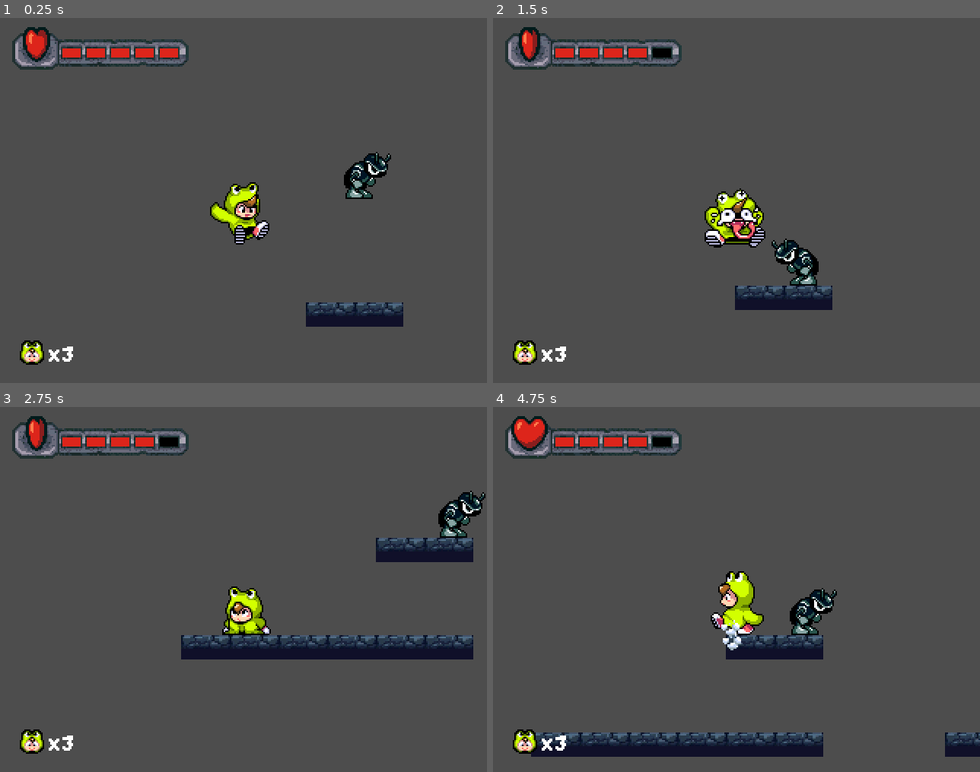
Above: before the commit, frames 1-4 (two rows, left to right).
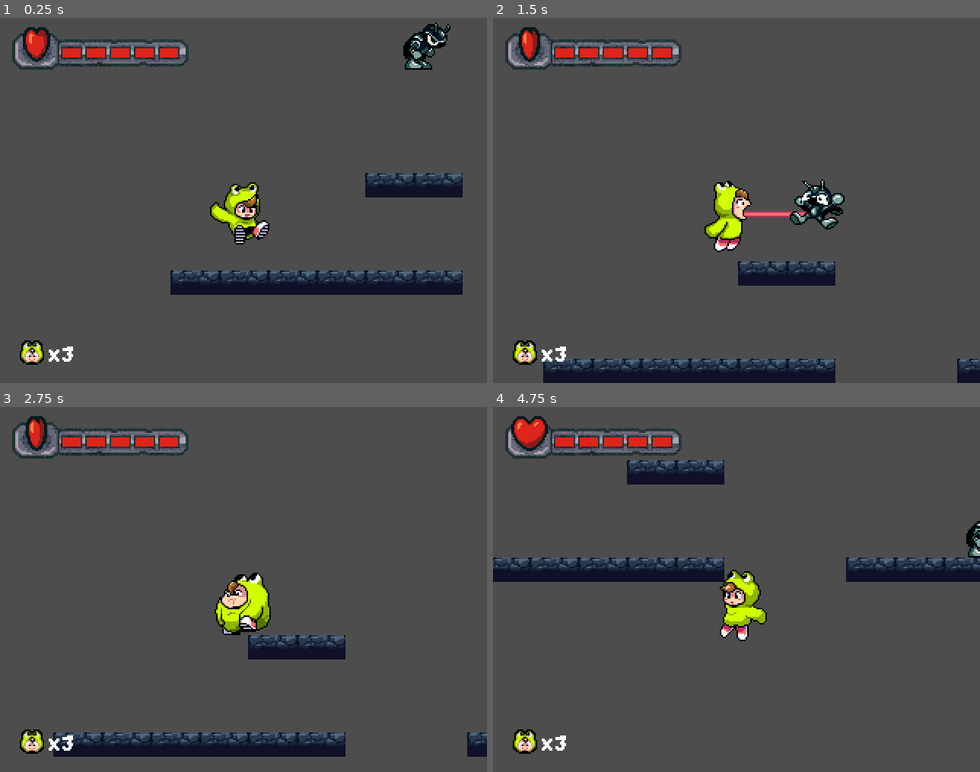
Above: after the commit, the same moments.

Repository: BlueElectric05/codename-kero
Game: Godot game, scene res://Scenes/Level/test.tscn
Two runs of this game, one before a commit and one after it. Both use one fixed random seed, a clock stepped at 60 frames per second and the inputs below.
Inputs:
- Up to frame 1 (0.25 s): no input
- Up to frame 2 (1.5 s): hold Down (kneel) 0.53-1.28 s; hold Right (right) from 0.53 s (still down); tap A (hop) at 0.77 s; tap S (lick) at 1.35 s
- Up to frame 3 (2.75 s): tap A (hop) at 1.52 s; release Right (right) at 2.03 s; hold Left (left) from 2.03 s (still down); hold Down (kneel) from 2.03 s (still down)
- Up to frame 4 (4.75 s): release Left (left) at 2.78 s; release Down (kneel) at 2.78 s; hold Right (right) 2.78-4.28 s; tap S (lick) at 2.85, 4.35 s; tap A (hop) at 3.02, 3.77, 4.52 s; hold Down (kneel) 3.53-4.28 s; hold Left (left) from 4.28 s (still down)

The runs differ from the first frame. In frame 1, 8.0% of the frame differs, in the area x 35-95%, y 1-85%; in frame 2, 10%; in frame 3, 11%; in frame 4, 14%, in the area x 0-100%, y 8-96%.

Commit message:
proper life system with respawn

Diff:
--- a/Global/global.gd
+++ b/Global/global.gd
@@ -1,4 +1,26 @@
 extends Node
 
-var totalscore = 0
-var life = 3
+@onready var player: Node = $Player
+@onready var life_counter: Label = $UI/Label
+var totalscore : int = 0
+var health : int = 5
+var life : int = 3
+
+func _ready() -> void:
+	life = 3
+	totalscore = 0
+
+	if life_counter:
+		life_counter.text = str("x",life)
+
+
+func reduce_life() -> void:
+
+	print("life reduced")
+	life -= 1
+
+	if life < 0:
+		life = 0
+
+	if life_counter:
+		life_counter.text = str("x",life)
--- a/Scenes/Effects/Particles.tscn
+++ b/Scenes/Effects/Particles.tscn
@@ -61,8 +61,7 @@
 explosiveness = 0.39
 use_fixed_seed = true
 seed = 3039789105
-emission_shape = 2
-emission_sphere_radius = 20.91
+spread = 180.0
 gravity = Vector2(0, 0)
 initial_velocity_min = 20.0
 initial_velocity_max = 20.0
--- a/Scenes/Entities/Player/Player.tscn
+++ b/Scenes/Entities/Player/Player.tscn
@@ -408,7 +408,7 @@
 texture = ExtResource("6_yu0ev")
 
 [node name="Hitbox" type="Area2D" parent="Tongue/TipSprite" unique_id=1916317183]
-collision_mask = 32
+collision_mask = 96
 
 [node name="CollisionShape2D" type="CollisionShape2D" parent="Tongue/TipSprite/Hitbox" unique_id=1329414404]
 shape = SubResource("RectangleShape2D_td8ue")
@@ -442,9 +442,6 @@
 [node name="CoyoteTimer" type="Timer" parent="." unique_id=31842460]
 wait_time = 0.12
 one_shot = true
-
-[node name="Camera2D" type="Camera2D" parent="." unique_id=32910830]
-offset = Vector2(0, -30)
 
 [node name="Invulnerability" type="Timer" parent="." unique_id=689484588]
 one_shot = true
@@ -466,5 +463,6 @@
 initial_velocity_max = 30.0
 
 [connection signal="body_entered" from="Tongue/TipSprite/Hitbox" to="Tongue" method="_on_hitbox_body_entered"]
+[connection signal="animation_finished" from="Animation/AnimationPlayer" to="." method="_on_animation_player_animation_finished"]
 [connection signal="timeout" from="CoyoteTimer" to="." method="_on_coyote_timer_timeout"]
 [connection signal="timeout" from="Invulnerability" to="." method="_on_invulnerability_timeout"]
--- a/Scenes/Entities/Player/animation.gd
+++ b/Scenes/Entities/Player/animation.gd
@@ -1,6 +1,10 @@
 extends Node2D
 
-enum State { IDLE, IDLE_BLOATED, WALK, WALK_BLOATED, HOP, HOP_BLOATED, FALL, KNEEL, LICK, SPIT, HURT, DEATH }
+enum State { IDLE, IDLE_BLOATED, WALK,
+WALK_BLOATED, HOP, HOP_BLOATED, FALL,
+KNEEL, LICK, SPIT, HURT, DEATH, SPIN }
+
+
 @export var player_controller: PlayerController
 @export var animplay: AnimationPlayer
 @export var sprite: Sprite2D
@@ -62,6 +66,9 @@
 		else:
 			return State.IDLE_BLOATED if player_controller.is_bloated else State.IDLE
 
+	# if player_controller.current_state == player_controller.State.SWING:
+	# 	return State.SPIN
+
 	# Airborne States
 	else:
 		if player_controller.velocity.y < 0:
@@ -116,6 +123,13 @@
 				animplay.play("attack")
 			else:
 				animplay.play("attack_air")
+		State.SPIN:
+			if player_controller.velocity.x < 0:
+				animplay.play("spin")
+				sprite.flip_h = true
+			else:
+				animplay.play("spin")
+				sprite.flip_h = false
 		State.HURT:
 			animplay.play("hurt")
 		State.DEATH:
--- a/Scenes/Entities/Player/player.gd
+++ b/Scenes/Entities/Player/player.gd
@@ -40,7 +40,7 @@
 @export var BLINK_INTERVAL: float = 0.01
 
 @export_group("Mechanics")
-@export var RESPAWN_FALL_Y: float = 256.0
+@export var RESPAWN_FALL_Y: float = 320.0
 @export var RESPAWN_POSITION: Vector2 = Vector2(40, 40)
 @export var max_charge_time: float = 0.5
 @export var spit_duration: float = 0.35
@@ -48,7 +48,7 @@
 # ==========================================
 # RUNTIME STATE
 # ==========================================
-var hp: int
+var hp = Global.health
 var direction: float = 0.0
 var last_facing: int = 1
 
@@ -81,6 +81,7 @@
 func _physics_process(delta: float) -> void:
 	if position.y > RESPAWN_FALL_Y:
 		position = RESPAWN_POSITION
+		Global.reduce_life()
 
 	update_inputs()
 	handle_visuals(delta)
@@ -139,9 +140,6 @@
 		State.KO:
 			velocity.y = 0
 			apply_friction()
-			if anim_player.current_animation == "death" and sprite.frame == 31:
-				Particles.play_effect("dustsplode", global_position)
-				sprite.visible = false
 
 func update_inputs() -> void:
 	if is_knockback or current_state == State.ATTACK:
@@ -269,7 +267,9 @@
 	if is_invulnerable: return
 
 	hp -= 1
+	Global.health = hp
 	progress_bar.value = hp
+
 	AudioManager.play_unique(AudioManager.ouch)
 
 	if hp <= 0:
@@ -318,3 +318,20 @@
 		if last_eaten_enemy.has_method("fire_as_projectile"):
 			last_eaten_enemy.fire_as_projectile(last_facing, tongue.global_position)
 	last_eaten_enemy = null
+
+func reload() -> void:
+	if get_tree():
+		get_tree().reload_current_scene()
+		global_position = RESPAWN_POSITION
+		hp = max_hp
+
+func _on_animation_player_animation_finished(anim_name: StringName) -> void:
+	if anim_name == "death":
+		AudioManager.play_unique(AudioManager.pop)
+		Global.reduce_life()
+		Particles.play_effect("dustsplode", global_position)
+
+		await get_tree().create_timer(0.5).timeout
+		reload()
+
+		queue_free()
--- a/Scenes/Entities/Player/tongue.gd
+++ b/Scenes/Entities/Player/tongue.gd
@@ -1,7 +1,7 @@
 extends Node2D
 class_name TongueAttack
 
-enum TongueState { INACTIVE, EXTENDING, RETRACTING }
+enum TongueState { INACTIVE, EXTENDING, RETRACTING, SWINGING }
 var current_state: TongueState = TongueState.INACTIVE
 
 @export var max_length: float = 60.0
--- a/Scenes/Entities/basicenemy.gd
+++ b/Scenes/Entities/basicenemy.gd
@@ -24,7 +24,7 @@
 @onready var ledge_detector: RayCast2D = $RayCast2D
 
 @export var gravity : int = 700
-@export var ledge_detect_distance : int = 8
+@export var ledge_detect_distance : int = 2
 var is_moving = true
 
 var hp = 2
--- a/Scenes/Entities/dung.tscn
+++ b/Scenes/Entities/dung.tscn
@@ -176,7 +176,7 @@
 one_shot = true
 
 [node name="RayCast2D" type="RayCast2D" parent="." unique_id=514425162]
-position = Vector2(18, -46)
+position = Vector2(1, -46)
 collision_mask = 16
 
 [node name="VisibleOnScreenEnabler2D" type="VisibleOnScreenEnabler2D" parent="." unique_id=1750197492]
--- /dev/null
+++ b/Scenes/Level/camera_2d.gd
@@ -0,0 +1,9 @@
+extends Camera2D
+
+@export var player : PlayerController
+
+
+# Called every frame. 'delta' is the elapsed time since the previous frame.
+func _process(delta: float) -> void:
+	if is_instance_valid(player):
+		position = player.global_position
--- a/Scenes/Level/swing_point.gd
+++ b/Scenes/Level/swing_point.gd
@@ -1,21 +1,10 @@
-extends Area2D
+extends StaticBody2D
+class_name SwingAnchor
+
+# Attach this to any Node2D you want the player to be able to grab and swing
+# from (a vine tip, a hook, a branch, etc). It just needs to exist in the
+# "swing_anchor" group — PlayerController.find_swing_anchor() scans that
+# group for candidates in range and in front of the player.
 
 func _ready() -> void:
-	body_entered.connect(_on_body_entered)
-	area_entered.connect(_on_area_entered)
-
-func _on_body_entered(body: Node2D) -> void:
-	print("SwingPoint kena BODY: ", body.name)
-	_flash()
-
-func _on_area_entered(area: Area2D) -> void:
-	print("SwingPoint kena AREA: ", area.name)
-	_flash()
-
-func _flash() -> void:
-	# feedback visual sementara biar keliatan tanpa buka console
-	var sprite := get_parent().get_node_or_null("Sprite2D")
-	if sprite:
-		sprite.modulate = Color.GREEN
-		await get_tree().create_timer(0.3).timeout
-		sprite.modulate = Color.WHITE
+	add_to_group("swing_anchor")
--- a/Scenes/Level/test.tscn
+++ b/Scenes/Level/test.tscn
@@ -2,10 +2,8 @@
 
 [ext_resource type="PackedScene" uid="uid://b54xy4sboh0dx" path="res://Scenes/Entities/Player/Player.tscn" id="1_afwlc"]
 [ext_resource type="Texture2D" uid="uid://b8qhlhp56mmwq" path="res://Asset/Sprites/Background/stonetile.bmp" id="2_4h52f"]
-[ext_resource type="Texture2D" uid="uid://bcq48kdhtq4f1" path="res://Asset/Sprites/User Interface/healthbar-quantized.png" id="3_suyhb"]
-[ext_resource type="Texture2D" uid="uid://d00be6ktyke3q" path="res://Asset/Sprites/User Interface/heartspin.png" id="4_ulvnh"]
-[ext_resource type="Texture2D" uid="uid://c17ppuxx184ma" path="res://Asset/Sprites/User Interface/kaeruicon.png" id="5_ulvnh"]
-[ext_resource type="FontFile" uid="uid://tpy28buc7uyd" path="res://Asset/Fonts/Boiled Pasta.ttf" id="6_gpvn2"]
+[ext_resource type="PackedScene" uid="uid://b6iddsu3f821t" path="res://Scenes/ui.tscn" id="3_suyhb"]
+[ext_resource type="Script" uid="uid://daus451a1lmdg" path="res://Scenes/Level/camera_2d.gd" id="3_ulvnh"]
 [ext_resource type="PackedScene" uid="uid://cuy7efptk2h24" path="res://Scenes/Entities/dung.tscn" id="6_y71pw"]
 
 [sub_resource type="TileSetAtlasSource" id="TileSetAtlasSource_suyhb"]
@@ -21,62 +19,6 @@
 physics_layer_0/collision_layer = 16
 sources/0 = SubResource("TileSetAtlasSource_suyhb")
 
-[sub_resource type="StyleBoxFlat" id="StyleBoxFlat_suyhb"]
-bg_color = Color(0, 0, 0, 1)
-
-[sub_resource type="StyleBoxFlat" id="StyleBoxFlat_ulvnh"]
-bg_color = Color(0.8666667, 0.14509805, 0.105882354, 1)
-
-[sub_resource type="AtlasTexture" id="AtlasTexture_y71pw"]
-atlas = ExtResource("4_ulvnh")
-region = Rect2(0, 0, 24, 23)
-
-[sub_resource type="AtlasTexture" id="AtlasTexture_gpvn2"]
-atlas = ExtResource("4_ulvnh")
-region = Rect2(24, 0, 24, 23)
-
-[sub_resource type="AtlasTexture" id="AtlasTexture_y0425"]
-atlas = ExtResource("4_ulvnh")
-region = Rect2(48, 0, 24, 23)
-
-[sub_resource type="AtlasTexture" id="AtlasTexture_7660m"]
-atlas = ExtResource("4_ulvnh")
-region = Rect2(72, 0, 24, 23)
-
-[sub_resource type="AtlasTexture" id="AtlasTexture_nppqs"]
-atlas = ExtResource("4_ulvnh")
-region = Rect2(96, 0, 24, 23)
-
-[sub_resource type="AtlasTexture" id="AtlasTexture_3wh3t"]
-atlas = ExtResource("4_ulvnh")
-region = Rect2(120, 0, 24, 23)
-
-[sub_resource type="SpriteFrames" id="SpriteFrames_fweib"]
-animations = [{
-"frames": [{
-"duration": 1.0,
-"texture": SubResource("AtlasTexture_y71pw")
-}, {
-"duration": 1.0,
-"texture": SubResource("AtlasTexture_gpvn2")
-}, {
-"duration": 1.0,
-"texture": SubResource("AtlasTexture_y0425")
-}, {
-"duration": 1.0,
-"texture": SubResource("AtlasTexture_7660m")
-}, {
-"duration": 1.0,
-"texture": SubResource("AtlasTexture_nppqs")
-}, {
-"duration": 1.0,
-"texture": SubResource("AtlasTexture_3wh3t")
-}],
-"loop": true,
-"name": &"default",
-"speed": 5.0
-}]
-
 [node name="Node2D" type="Node2D" unique_id=1841016055]
 
 [node name="TileMapLayer" type="TileMapLayer" parent="." unique_id=169326506]
@@ -84,46 +26,15 @@
 tile_set = SubResource("TileSet_ulvnh")
 
 [node name="Player" parent="." unique_id=1217367855 instance=ExtResource("1_afwlc")]
-position = Vector2(87, 71)
+position = Vector2(48, 156)
 
-[node name="UI" type="CanvasLayer" parent="." unique_id=496420957]
+[node name="Camera2D" type="Camera2D" parent="." unique_id=1048058205 node_paths=PackedStringArray("player")]
+position = Vector2(50, 151)
+offset = Vector2(0, -30)
+script = ExtResource("3_ulvnh")
+player = NodePath("../Player")
 
-[node name="Health Bar" type="Node" parent="UI" unique_id=376515284]
-
-[node name="ProgressBar" type="ProgressBar" parent="UI/Health Bar" unique_id=600676808]
-offset_left = 39.0
-offset_top = 16.5
-offset_right = 120.0
-offset_bottom = 30.5
-theme_override_styles/background = SubResource("StyleBoxFlat_suyhb")
-theme_override_styles/fill = SubResource("StyleBoxFlat_ulvnh")
-max_value = 5.0
-value = 5.0
-show_percentage = false
-
-[node name="Bar Overlay" type="Sprite2D" parent="UI/Health Bar" unique_id=1782665032]
-position = Vector2(66, 22)
-texture = ExtResource("3_suyhb")
-
-[node name="Spinning Heart" type="AnimatedSprite2D" parent="UI/Health Bar" unique_id=387794250]
-position = Vector2(24, 16.5)
-sprite_frames = SubResource("SpriteFrames_fweib")
-autoplay = "default"
-frame_progress = 0.58184826
-
-[node name="KY Icon" type="Sprite2D" parent="UI" unique_id=1841811560]
-position = Vector2(21, 220)
-texture = ExtResource("5_ulvnh")
-
-[node name="Label" type="Label" parent="UI" unique_id=1776923888]
-offset_left = 31.0
-offset_top = 214.0
-offset_right = 71.0
-offset_bottom = 237.0
-theme_override_colors/font_outline_color = Color(0, 0, 0, 1)
-theme_override_fonts/font = ExtResource("6_gpvn2")
-theme_override_font_sizes/font_size = 16
-text = "x3"
+[node name="UI" parent="." unique_id=157394138 instance=ExtResource("3_suyhb")]
 
 [node name="Enemies" type="Node" parent="." unique_id=1153324224]
 
@@ -134,3 +45,5 @@
 
 [node name="Dung2" parent="Enemies/Basics" unique_id=1466626624 instance=ExtResource("6_y71pw")]
 position = Vector2(159, 40)
+
+[node name="Obstacles" type="Node" parent="." unique_id=1150727152]
--- /dev/null
+++ b/Scenes/lifecounter.gd
@@ -0,0 +1,5 @@
+extends Label
+
+
+func _process(delta: float) -> void:
+	text = str("x",Global.life)
--- /dev/null
+++ b/Scenes/ui.tscn
@@ -0,0 +1,102 @@
+[gd_scene format=3 uid="uid://b6iddsu3f821t"]
+
+[ext_resource type="Texture2D" uid="uid://bcq48kdhtq4f1" path="res://Asset/Sprites/User Interface/healthbar-quantized.png" id="1_2246s"]
+[ext_resource type="Texture2D" uid="uid://d00be6ktyke3q" path="res://Asset/Sprites/User Interface/heartspin.png" id="2_q7pk6"]
+[ext_resource type="Texture2D" uid="uid://c17ppuxx184ma" path="res://Asset/Sprites/User Interface/kaeruicon.png" id="3_m78vo"]
+[ext_resource type="FontFile" uid="uid://tpy28buc7uyd" path="res://Asset/Fonts/Boiled Pasta.ttf" id="4_smcll"]
+[ext_resource type="Script" uid="uid://bb3dkqghn3584" path="res://Scenes/lifecounter.gd" id="5_q7pk6"]
+
+[sub_resource type="StyleBoxFlat" id="StyleBoxFlat_suyhb"]
+bg_color = Color(0, 0, 0, 1)
+
+[sub_resource type="StyleBoxFlat" id="StyleBoxFlat_ulvnh"]
+bg_color = Color(0.8666667, 0.14509805, 0.105882354, 1)
+
+[sub_resource type="AtlasTexture" id="AtlasTexture_y71pw"]
+atlas = ExtResource("2_q7pk6")
+region = Rect2(0, 0, 24, 23)
+
+[sub_resource type="AtlasTexture" id="AtlasTexture_gpvn2"]
+atlas = ExtResource("2_q7pk6")
+region = Rect2(24, 0, 24, 23)
+
+[sub_resource type="AtlasTexture" id="AtlasTexture_y0425"]
+atlas = ExtResource("2_q7pk6")
+region = Rect2(48, 0, 24, 23)
+
+[sub_resource type="AtlasTexture" id="AtlasTexture_7660m"]
+atlas = ExtResource("2_q7pk6")
+region = Rect2(72, 0, 24, 23)
+
+[sub_resource type="AtlasTexture" id="AtlasTexture_nppqs"]
+atlas = ExtResource("2_q7pk6")
+region = Rect2(96, 0, 24, 23)
+
+[sub_resource type="AtlasTexture" id="AtlasTexture_3wh3t"]
+atlas = ExtResource("2_q7pk6")
+region = Rect2(120, 0, 24, 23)
+
+[sub_resource type="SpriteFrames" id="SpriteFrames_fweib"]
+animations = [{
+"frames": [{
+"duration": 1.0,
+"texture": SubResource("AtlasTexture_y71pw")
+}, {
+"duration": 1.0,
+"texture": SubResource("AtlasTexture_gpvn2")
+}, {
+"duration": 1.0,
+"texture": SubResource("AtlasTexture_y0425")
+}, {
+"duration": 1.0,
+"texture": SubResource("AtlasTexture_7660m")
+}, {
+"duration": 1.0,
+"texture": SubResource("AtlasTexture_nppqs")
+}, {
+"duration": 1.0,
+"texture": SubResource("AtlasTexture_3wh3t")
+}],
+"loop": true,
+"name": &"default",
+"speed": 5.0
+}]
+
+[node name="UI" type="CanvasLayer" unique_id=157394138]
+
+[node name="Health Bar" type="Node" parent="." unique_id=601265176]
+
+[node name="ProgressBar" type="ProgressBar" parent="Health Bar" unique_id=1783069336]
+offset_left = 39.0
+offset_top = 16.5
+offset_right = 120.0
+offset_bottom = 30.5
+theme_override_styles/background = SubResource("StyleBoxFlat_suyhb")
+theme_override_styles/fill = SubResource("StyleBoxFlat_ulvnh")
+max_value = 5.0
+value = 5.0
+show_percentage = false
+
+[node name="Bar Overlay" type="Sprite2D" parent="Health Bar" unique_id=500710125]
+position = Vector2(66, 22)
+texture = ExtResource("1_2246s")
+
+[node name="Spinning Heart" type="AnimatedSprite2D" parent="Health Bar" unique_id=1835184978]
+position = Vector2(24, 16.5)
+sprite_frames = SubResource("SpriteFrames_fweib")
+autoplay = "default"
+frame_progress = 0.58184826
+
+[node name="KY Icon" type="Sprite2D" parent="." unique_id=1984209787]
+position = Vector2(21, 220)
+texture = ExtResource("3_m78vo")
+
+[node name="Label" type="Label" parent="." unique_id=1972072844]
+offset_left = 31.0
+offset_top = 214.0
+offset_right = 71.0
+offset_bottom = 237.0
+theme_override_colors/font_outline_color = Color(0, 0, 0, 1)
+theme_override_fonts/font = ExtResource("4_smcll")
+theme_override_font_sizes/font_size = 16
+script = ExtResource("5_q7pk6")
--- a/project.godot
+++ b/project.godot
@@ -25,7 +25,6 @@
 AudioManager="*uid://b2l0keqjnbx3m"
 Global="*uid://vgoflfydpesl"
 Particles="*uid://b0l8ou4wf0sjc"
-GameState="*res://Global/game_state.gd"
 
 [display]
 
Binary file changed: Asset/Sprites/Characters/kaeru-anim.png
Not shown, added: Scenes/Level/camera_2d.gd.uid
Not shown, added: Scenes/lifecounter.gd.uid
